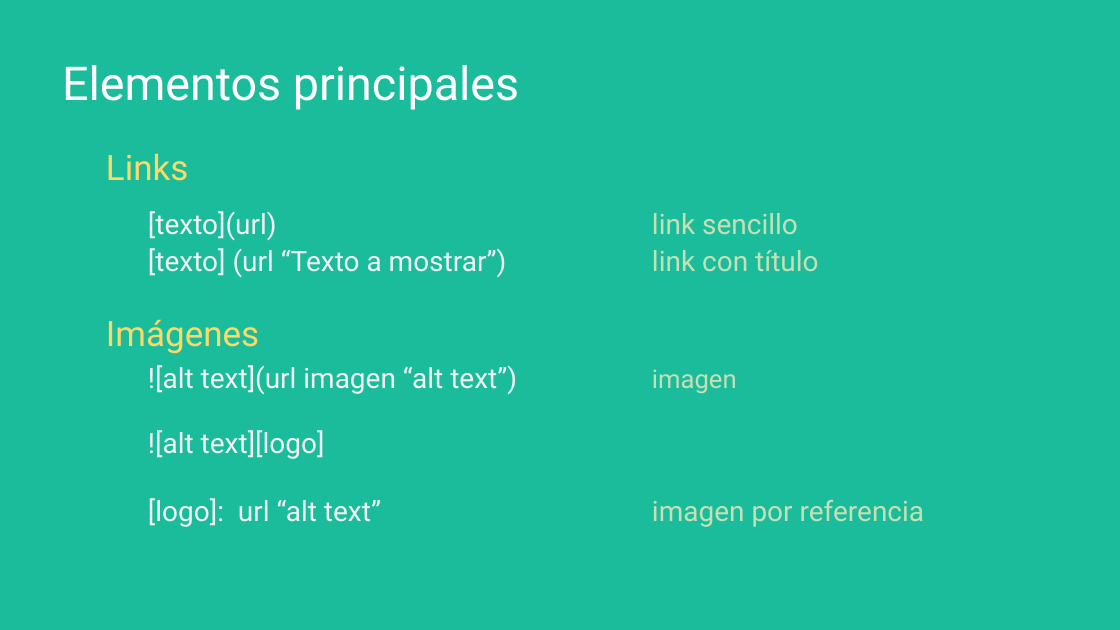
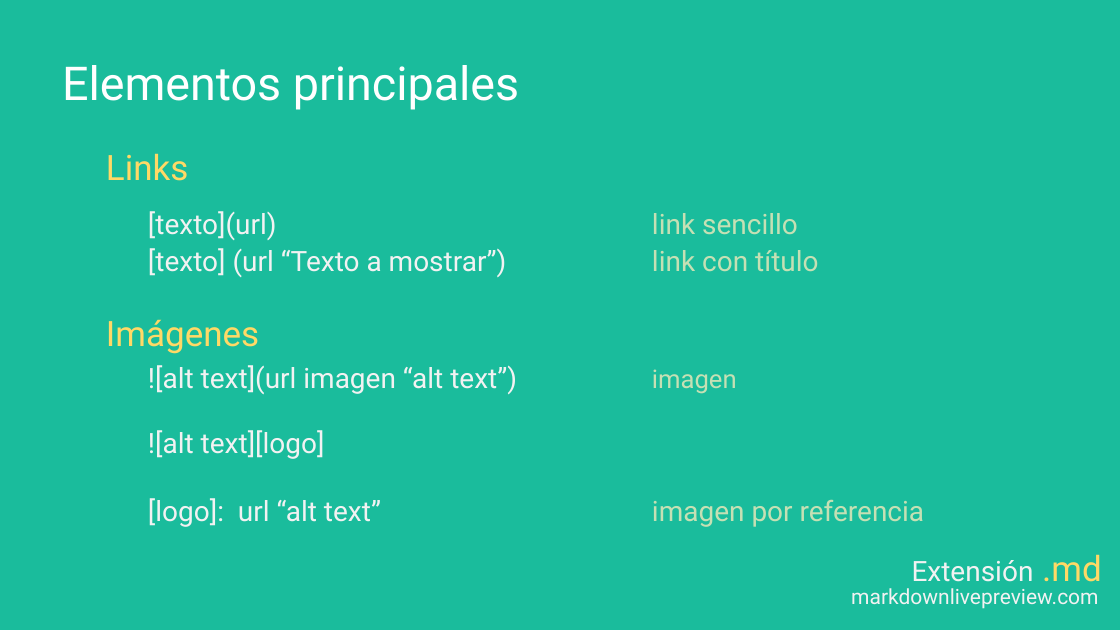
Before and after one commit to cimadev/PlaticasTalleres, a slide deck: slide 38 of 2017/dec_7_Git_GitHub_WorkShop/DGO.pptx (slide 24 before the commit). Drawn at 1120x630 pixels with LibreOffice and Linux fonts; fonts in the diff are those of the drawing. Boxes give left, top, right and bottom in pixels: in the first picture for what was removed or moved away, otherwise in the second. Text is boxed around its words. In the diff, an @@ line names an element or a change of style, - is before the commit and + after.

```diff
--- a/2017/dec_7_Git_GitHub_WorkShop/DGO.pptx
+++ b/2017/dec_7_Git_GitHub_WorkShop/DGO.pptx
@@ text added at <box>912,554,1102,582</box>, 24 pt, text #F2F2F2 @@
+Extensión .md
@@ text added at <box>851,588,1098,609</box>, 18 pt, text #F2F2F2 @@
+markdownlivepreview.com
```
Also in this commit, not shown: 5 other slides changed, 3 slides added.
